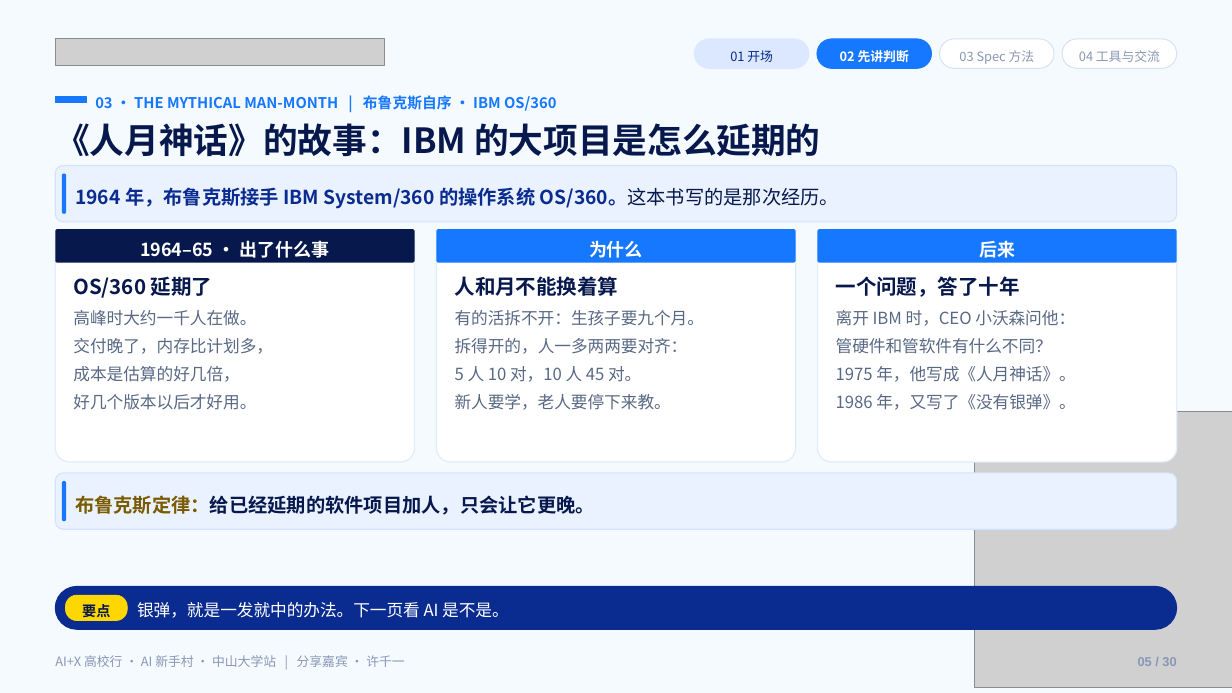
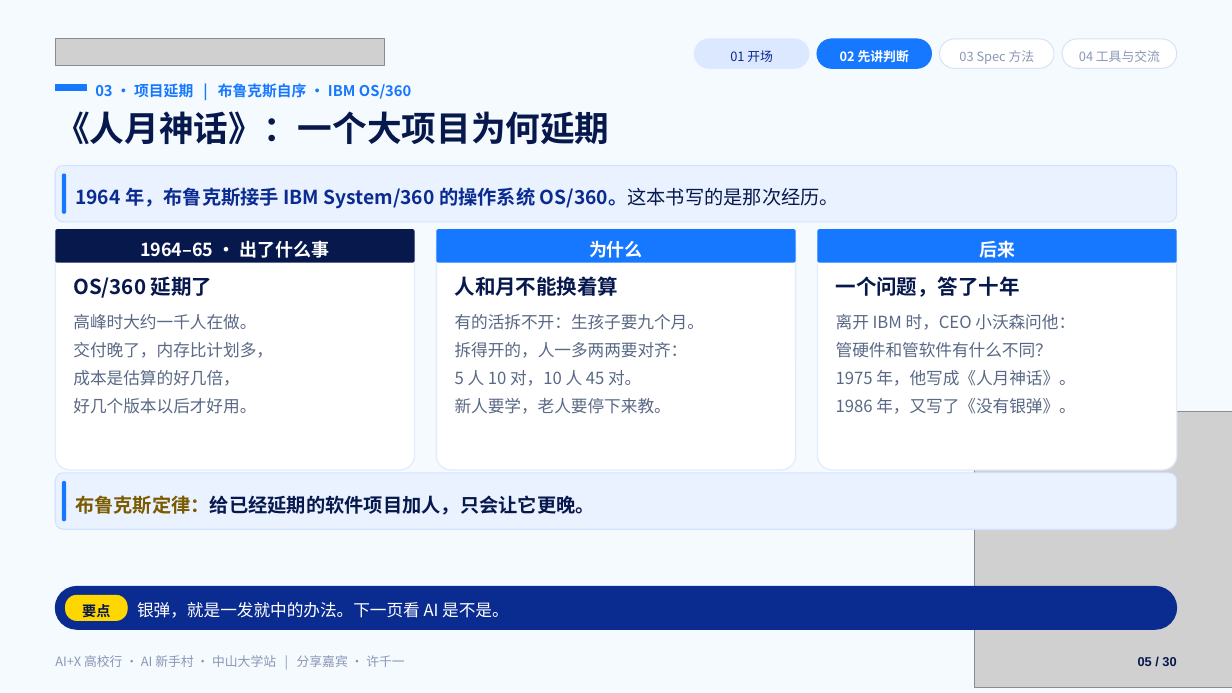
Before and after one commit to Frocir/aix-talk, a slide deck: slide 5 of aix-talk-26pages.pptx. Drawn at 1232x693 pixels with LibreOffice and Linux fonts; fonts in the diff are those of the drawing; grey boxes stand for pictures. Boxes give left, top, right and bottom in pixels: in the first picture for what was removed or moved away, otherwise in the second. Text is boxed around its words. In the diff, an @@ line names an element or a change of style, - is before the commit and + after.

```diff
--- a/aix-talk-26pages.pptx
+++ b/aix-talk-26pages.pptx
@@ rectangle: place and size @@
-rectangle at [55, 97, 87, 103]
+rectangle at [55, 85, 87, 91]
@@ text at [95, 83, 411, 99]: text changed @@
-03 · THE MYTHICAL MAN-MONTH | 布鲁克斯自序 · IBM OS/360
+03 · 项目延期 | 布鲁克斯自序 · IBM OS/360
@@ text at [55, 111, 609, 144]: text changed @@
-《人月神话》的故事：IBM 的大项目是怎么延期的
+《人月神话》：一个大项目为何延期
@@ rounded rectangle: place and size @@
-rounded rectangle at [55, 229, 415, 462]
+rounded rectangle at [55, 229, 415, 470]
@@ rounded rectangle: place and size @@
-rounded rectangle at [436, 229, 796, 462]
+rounded rectangle at [436, 229, 796, 470]
@@ rounded rectangle: place and size @@
-rounded rectangle at [818, 229, 1177, 462]
+rounded rectangle at [818, 229, 1177, 470]
@@ 3 texts: place and size @@
-3 texts at [73, 310, 1076, 410]
+3 texts at [73, 314, 1076, 414]
@@ text "05 / 30" at [1138, 657, 1176, 666]: text colour #8A97B4 to #07184D @@
```
Also in this commit, not shown: 28 other slides changed, 31 other files.
